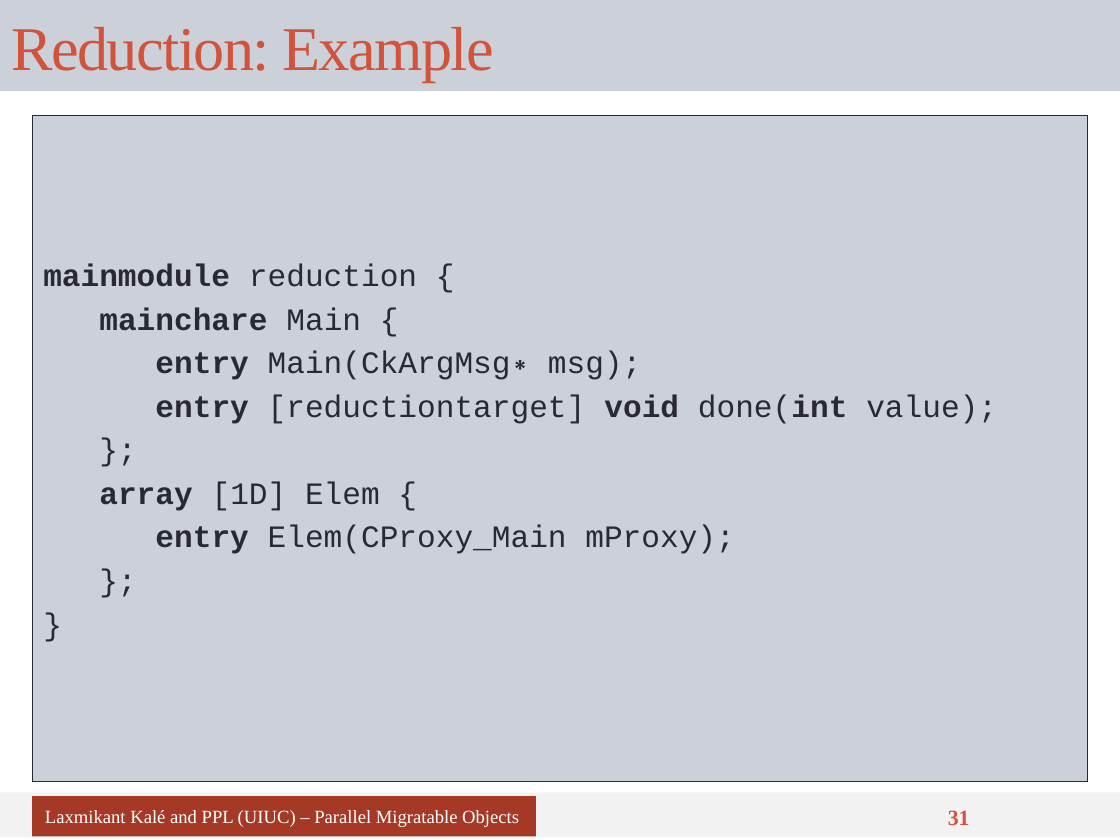
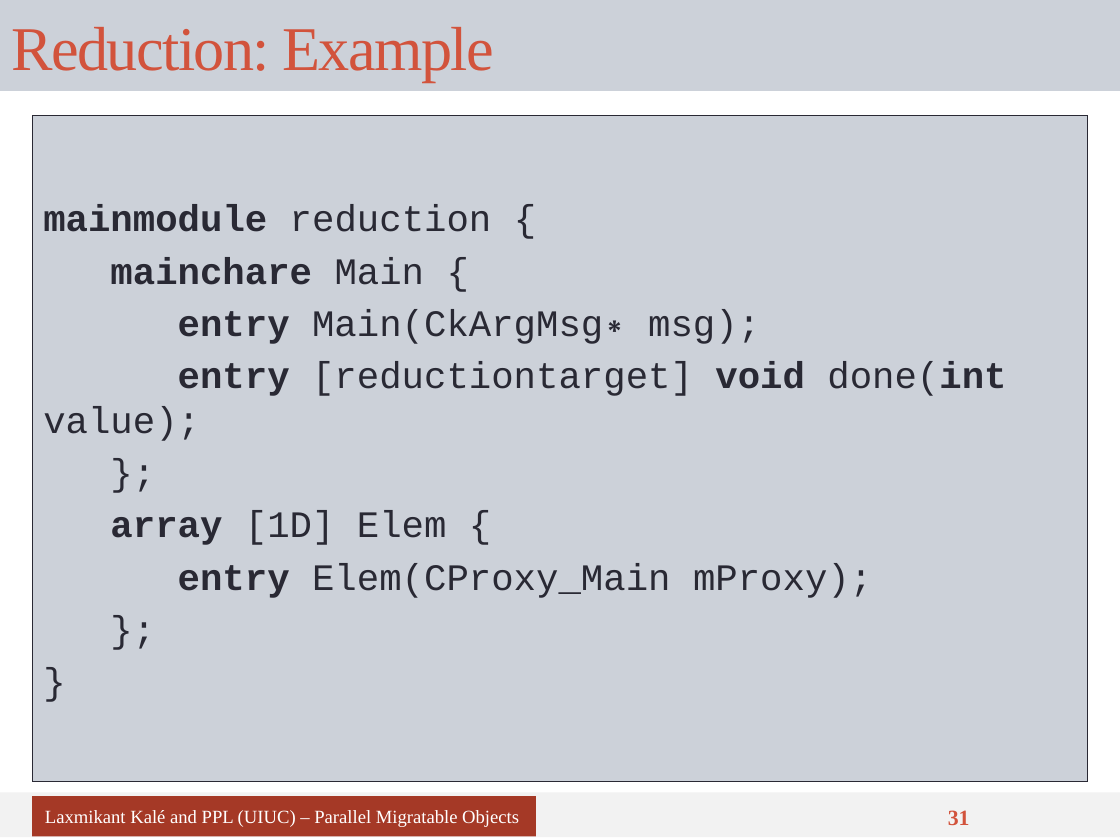
Before and after one commit to UIUC-PPL/charm_tutorial, a slide deck: slide 31 of tutorial-04-charm_basics.pptx. Drawn at 1120x840 pixels with LibreOffice and Linux fonts; fonts in the diff are those of the drawing. Boxes give left, top, right and bottom in pixels: in the first picture for what was removed or moved away, otherwise in the second. Text is boxed around its words. In the diff, an @@ line names an element or a change of style, - is before the commit and + after.

```diff
--- a/tutorial-04-charm_basics.pptx
+++ b/tutorial-04-charm_basics.pptx
@@ text "mainmodule reduction {" at [32,115,1088,781]: size 20 to 24 pt @@
```
Also in this commit, not shown: 14 other slides changed.
